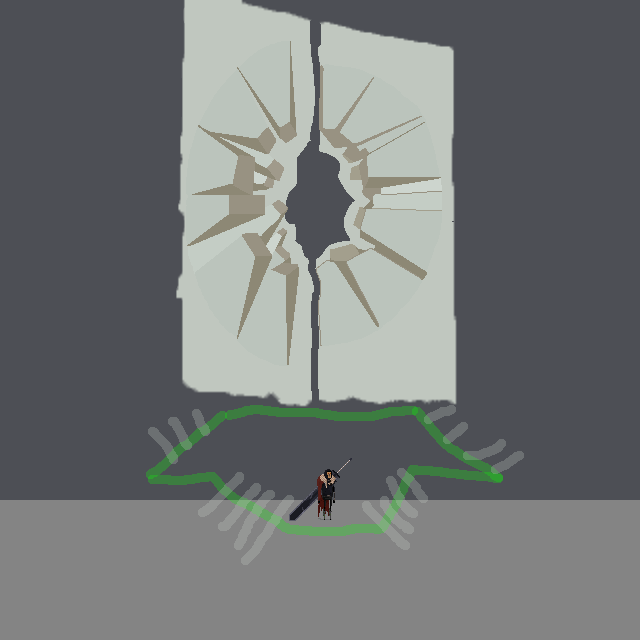
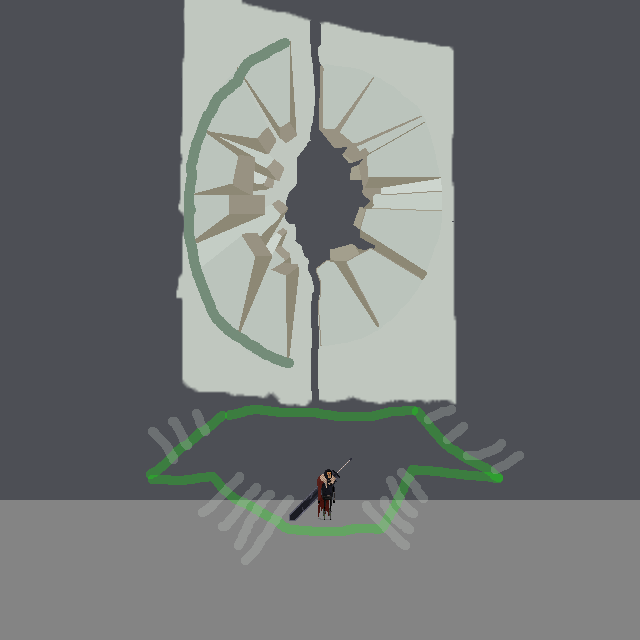
The second (640, 640) image is a revision of the first. Changes to its layers:
showed "Layer 6" over (184, 38, 294, 368)
painted on "Layer 2" over (315, 64, 375, 269)
